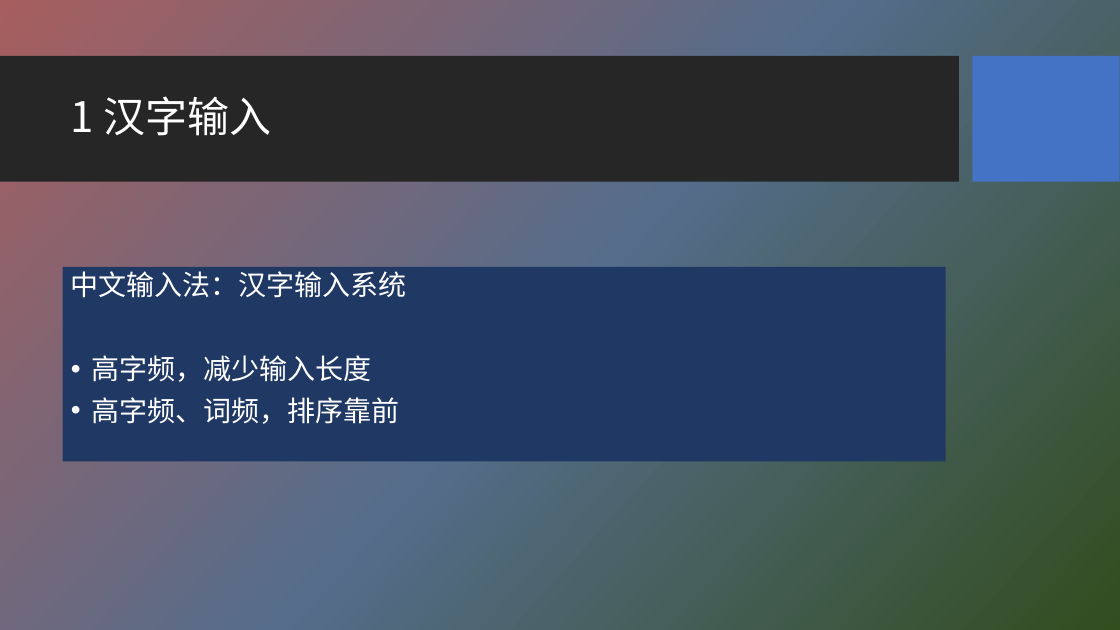
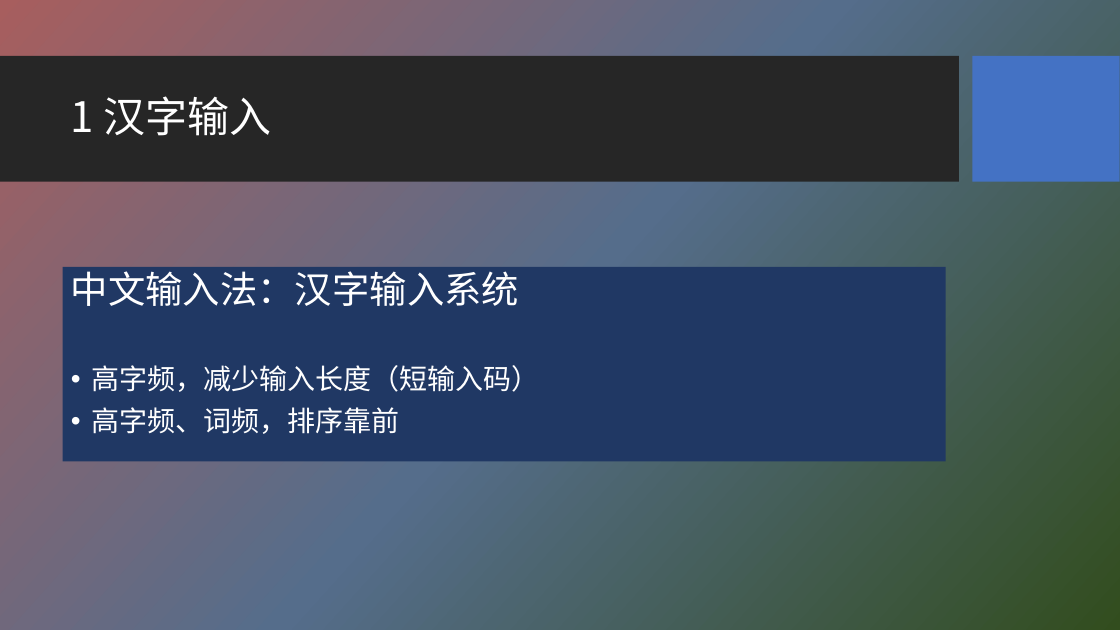
Before and after one commit to HBU/NLP_PPT, a slide deck: slide 28 of PPT-2020/ch06 字符编码与字频统计.pptx. Drawn at 1120x630 pixels with LibreOffice and Linux fonts; fonts in the diff are those of the drawing; background and template pictures are left out. Boxes give left, top, right and bottom in pixels: in the first picture for what was removed or moved away, otherwise in the second. Text is boxed around its words. In the diff, an @@ line names an element or a change of style, - is before the commit and + after.

```diff
--- a/PPT-2020/ch06 字符编码与字频统计.pptx
+++ b/PPT-2020/ch06 字符编码与字频统计.pptx
@@ text at [71, 265, 519, 306]: size 24 to 32 pt in "中文输入法：汉字输入系统" @@
@@ text at [92, 365, 540, 392]: text changed @@
-• 高字频，减少输入长度
+• 高字频，减少输入长度（短输入码）
```
Also in this commit, not shown: 5 other slides changed.
